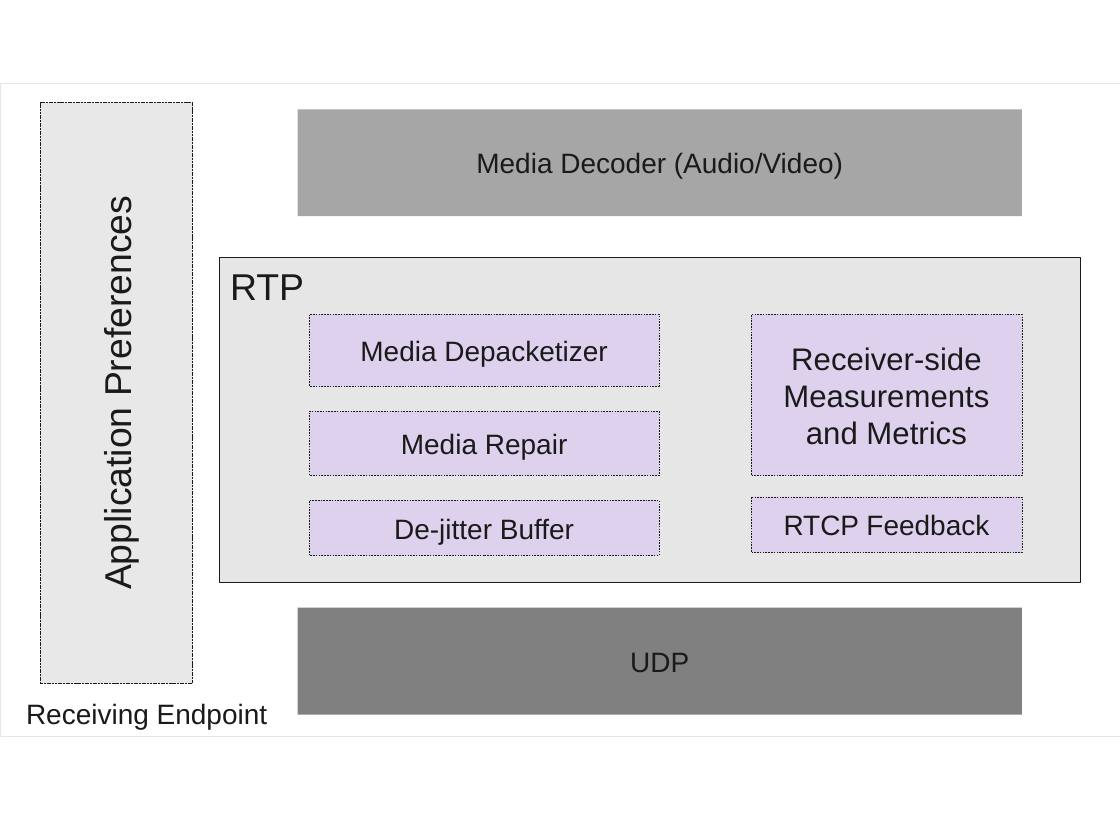
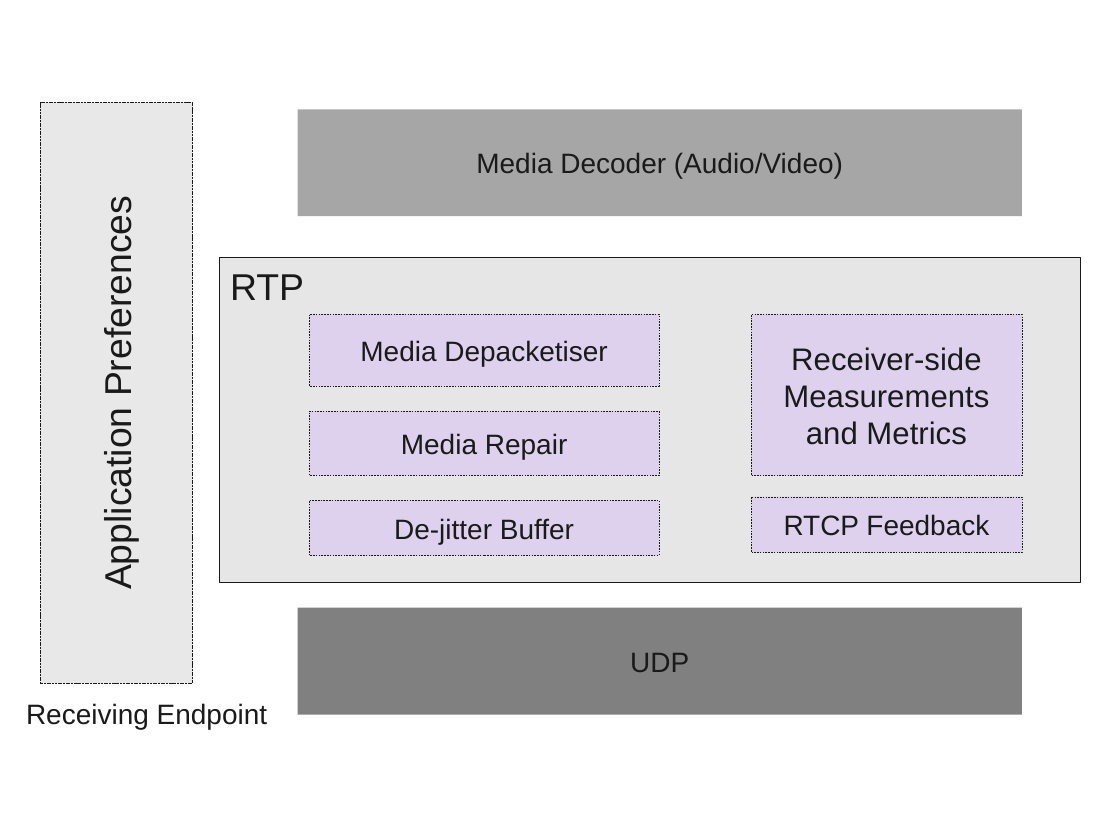
Before and after one commit to vr000m/PhD-thesis, a slide deck: slide 2 of graphs/source/media-app-stack.pptx. Drawn at 1120x840 pixels with LibreOffice and Linux fonts; fonts in the diff are those of the drawing. Boxes give left, top, right and bottom in pixels: in the first picture for what was removed or moved away, otherwise in the second. Text is boxed around its words. In the diff, an @@ line names an element or a change of style, - is before the commit and + after.

```diff
--- a/graphs/source/media-app-stack.pptx
+++ b/graphs/source/media-app-stack.pptx
@@ rectangle removed at (0, 84, 1120, 736) @@
@@ text in rectangle at (360, 340, 607, 366): text changed @@
-Media Depacketizer
+Media Depacketiser
```
Also in this commit, not shown: 1 other slide changed, 9 other files.
